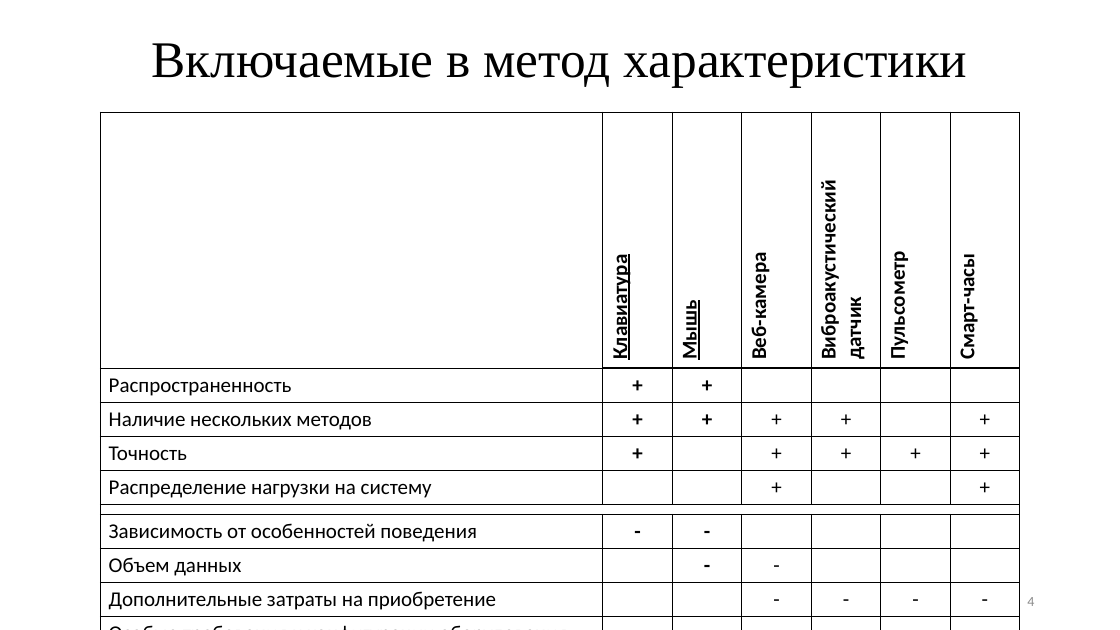
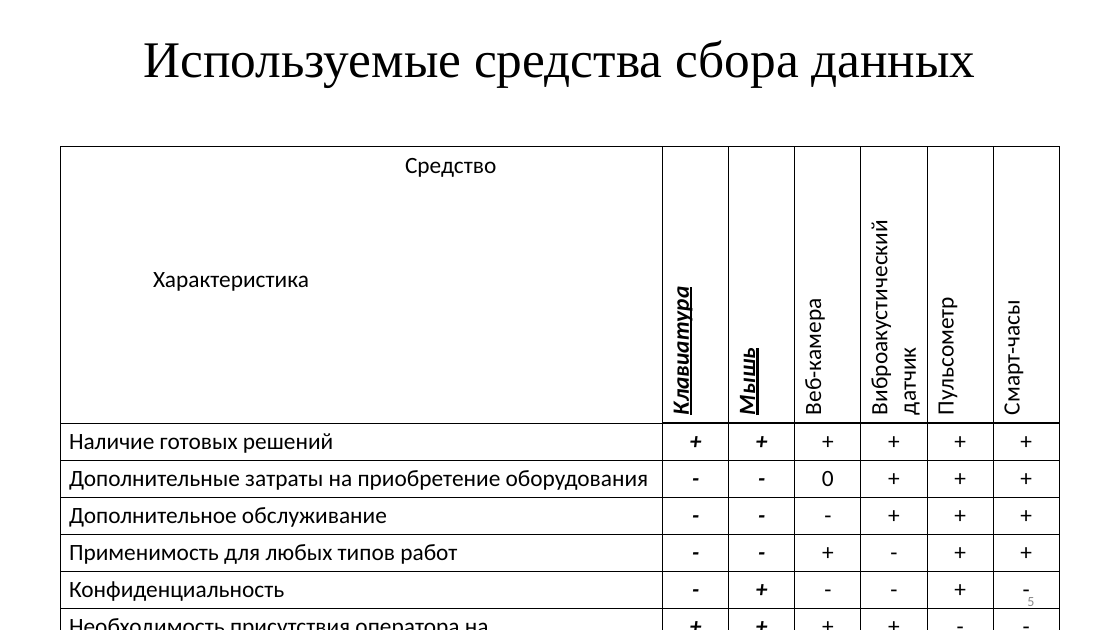
Before and after one commit to TheSawIsTheLaw/FatigueRecognitionSystem, a slide deck: slide 5 of Presentation/presentation.pptx (slide 4 before the commit). Drawn at 1120x630 pixels with LibreOffice and Linux fonts; fonts in the diff are those of the drawing. Boxes give left, top, right and bottom in pixels: in the first picture for what was removed or moved away, otherwise in the second. Text is boxed around its words. In the diff, an @@ line names an element or a change of style, - is before the commit and + after.

```diff
--- a/Presentation/presentation.pptx
+++ b/Presentation/presentation.pptx
@@ title at box(143, 40, 976, 88): text changed @@
-Включаемые в метод характеристики
+Используемые средства сбора данных
@@ table at box(60, 147, 1061, 605) @@
-row 1:  | Клавиатура | Мышь | Веб-камера | Виброакустический датчик | Пульсометр | Смарт-часы
-row 2: Распространенность | + | + |  |  |  | 
-row 3: Наличие нескольких методов | + | + | + | + |  | +
-row 4: Точность | + |  | + | + | + | +
-row 5: Распределение нагрузки на систему |  |  | + |  |  | +
-row 6:  |  |  |  |  |  | 
-row 7: Зависимость от особенностей поведения | - | - |  |  |  | 
-row 8: Объем данных |  | - | - |  |  | 
-row 9: Дополнительные затраты на приобретение |  |  | - | - | - | -
-row 10: Особые требования к конфигурации оборудования |  |  |  | - | - | 
-row 11: Затраты на реализацию дополнительного интерфейса |  |  | - | - | - | -
+row 1: Средство / Характеристика | Клавиатура | Мышь | Веб-камера | Виброакустический датчик | Пульсометр | Смарт-часы
+row 2: Наличие готовых решений | + | + | + | + | + | +
+row 3: Дополнительные затраты на приобретение оборудования | - | - | 0 | + | + | +
+row 4: Дополнительное обслуживание | - | - | - | + | + | +
+row 5: Применимость для любых типов работ | - | - | + | - | + | +
+row 6: Конфиденциальность | - | + | - | - | + | -
+row 7: Необходимость присутствия оператора на автоматизированном рабочем месте | + | + | + | + | - | -
@@ table: place and size @@
-table at box(100, 113, 1021, 614)
+table at box(60, 147, 1061, 605)
@@ page number at box(1027, 597, 1034, 609): text changed @@
-4
+5
```
Also in this commit, not shown: 11 other slides changed, 2 slides added, 29 other files.
